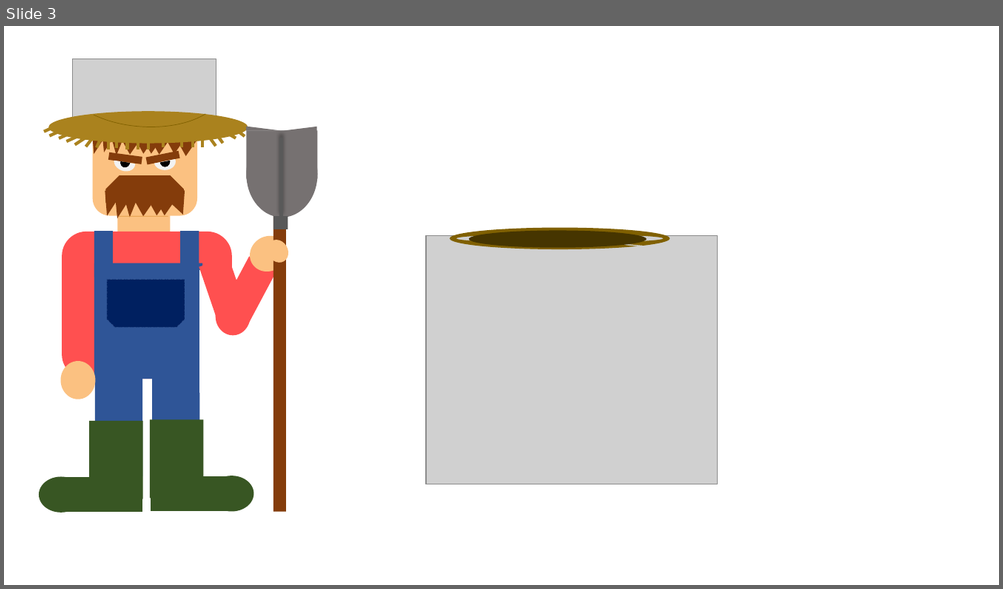
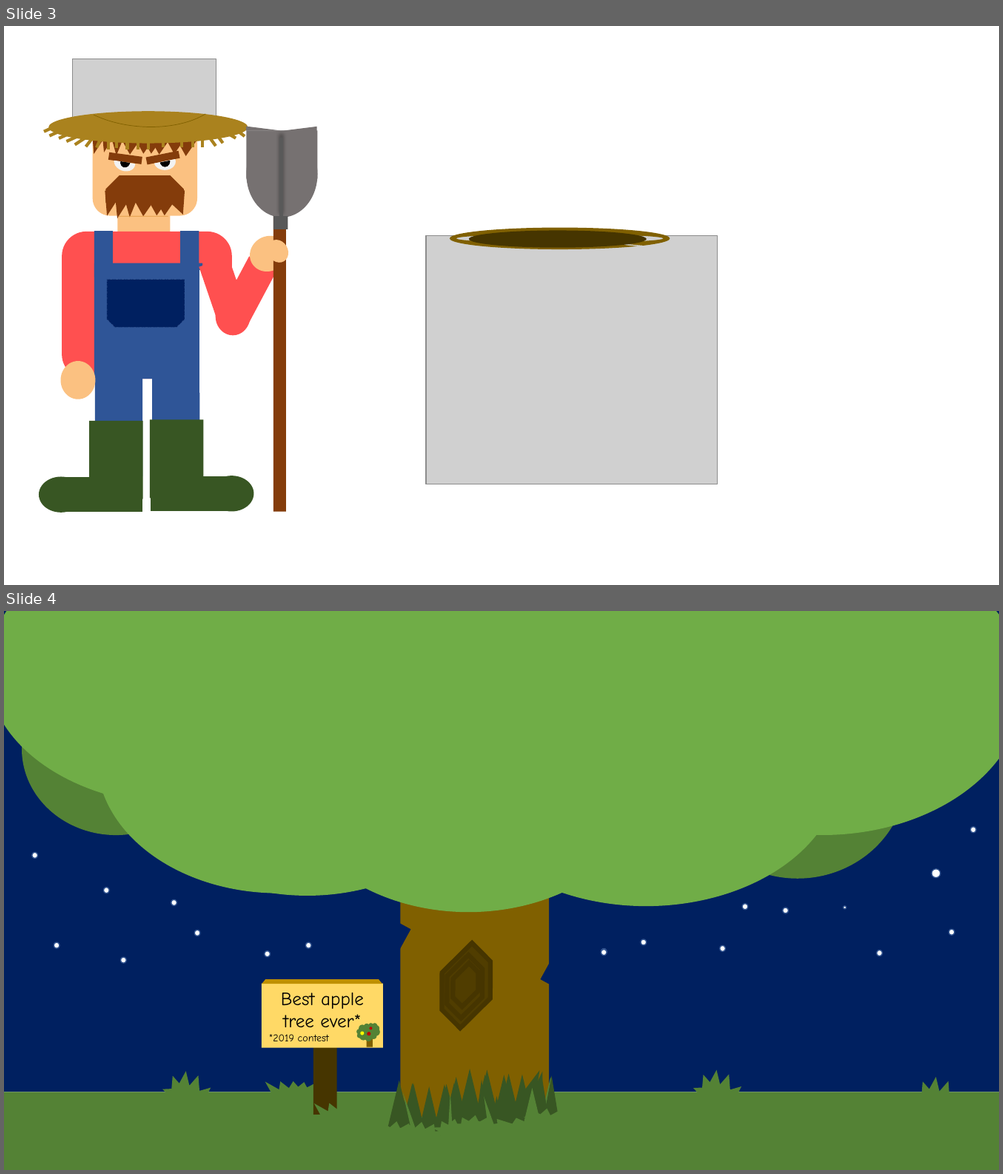
Before and after one commit to LuxiaAnon/Apple-Thieves, a slide deck: Illustrations/lapin [Enregistrement automatique].pptx. Shown one above the other, each under a label of ours: slide 3 before the commit, slides 3 and 4 after it. The pictures are 1003x589 and 1003x1174 pixels, drawn with LibreOffice and Linux fonts; fonts in the diff are those of the drawing; grey boxes stand for pictures. Boxes give left, top, right and bottom in pixels: in the first picture for what was removed or moved away, otherwise in the second. Text is boxed around its words. In the diff, an @@ line names an element or a change of style, - is before the commit and + after.

```diff
--- a/Illustrations/lapin [Enregistrement automatique].pptx
+++ b/Illustrations/lapin [Enregistrement automatique].pptx
@@ slide 4 added at (4,611,999,1170), background #FFFFFF @@
@@ group added at (4,611,999,1170): 34 ellipses, 31 triangles, 12 irregular seals, 7 rectangles, 5 snip diag rects, 1 trapezoid, 1 cloud @@
+Best apple tree ever*
+*2019 contest
```
Also in this commit, not shown: 1 slide removed, 6 other files.
